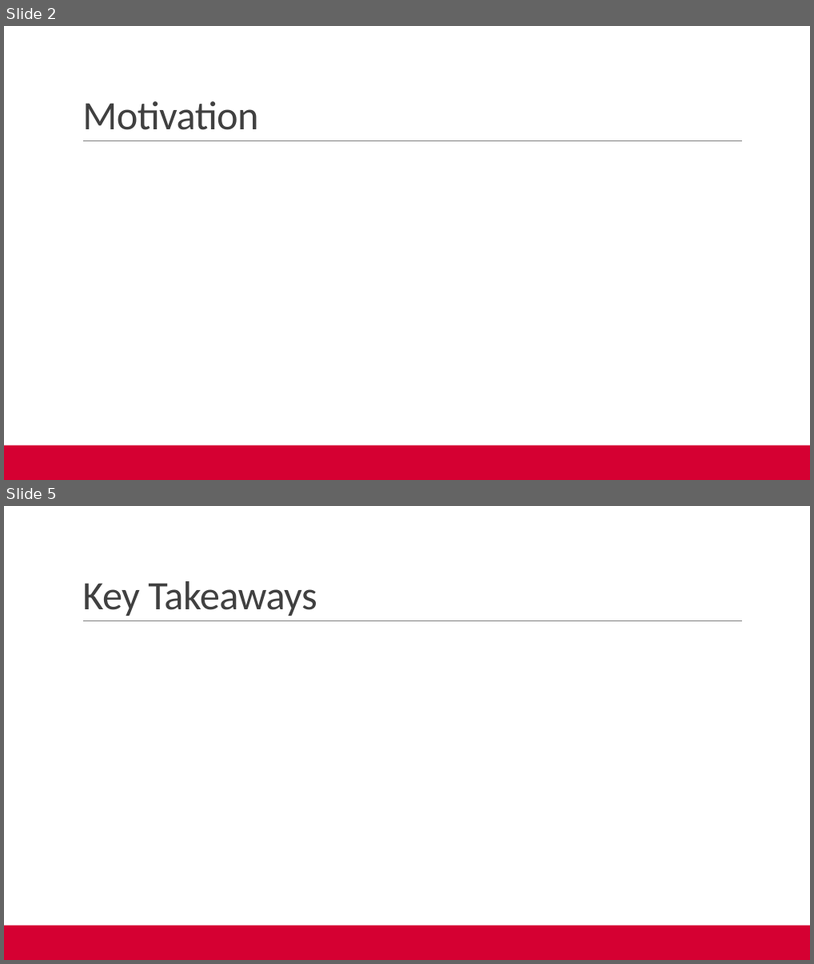
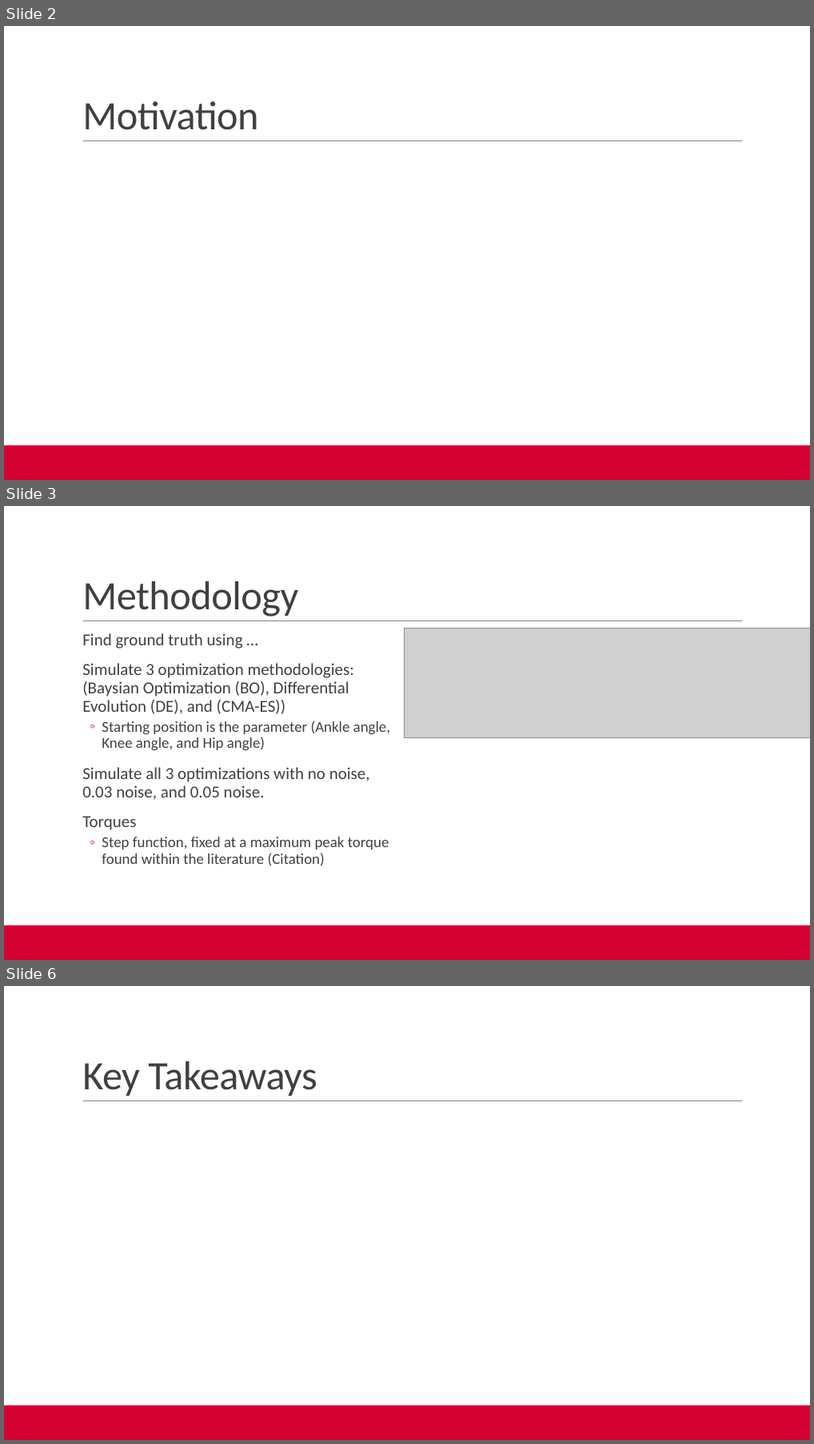
Before and after one commit to DominikTomaszZielinski/BME452FinalProj, a slide deck: Final Presentation.pptx. Shown one above the other, each under a label of ours: slides 2 and 5 before the commit, slides 2, 3 and 6 after it; the slides between them are not shown. The pictures are 814x964 and 814x1444 pixels, drawn with LibreOffice and Linux fonts; fonts in the diff are those of the drawing; grey boxes stand for pictures. Boxes give left, top, right and bottom in pixels: in the first picture for what was removed or moved away, otherwise in the second. Text is boxed around its words. In the diff, an @@ line names an element or a change of style, - is before the commit and + after.

Commit message:
Added new optimization matlab files

```diff
--- a/Final Presentation.pptx
+++ b/Final Presentation.pptx
@@ slide 3 added at (4, 506, 810, 960), background #FFFFFF; not listed: 3 template elements that a slide beside it also shows @@
@@ title added at (82, 581, 298, 616), 48 pt, text #404040 @@
+Methodology
@@ text added at (82, 633, 390, 866), 20 pt, text #404040 @@
+  Find ground truth using …
+  Simulate 3 optimization methodologies: (Baysian Optimization (BO), Differential Evolution (DE), and (CMA-ES))
+  ◦ Starting position is the parameter (Ankle angle, Knee angle, and Hip angle)
+  Simulate all 3 optimizations with no noise, 0.03 noise, and 0.05 noise.
+  Torques
+  ◦ Step function, fixed at a maximum peak torque found within the literature (Citation)
@@ picture added at (404, 628, 810, 738) @@
@@ what was slide 5 is now slide 6 @@
```
Also in this commit, not shown: 2 other slides added, 3 slides removed, 4 other files.
